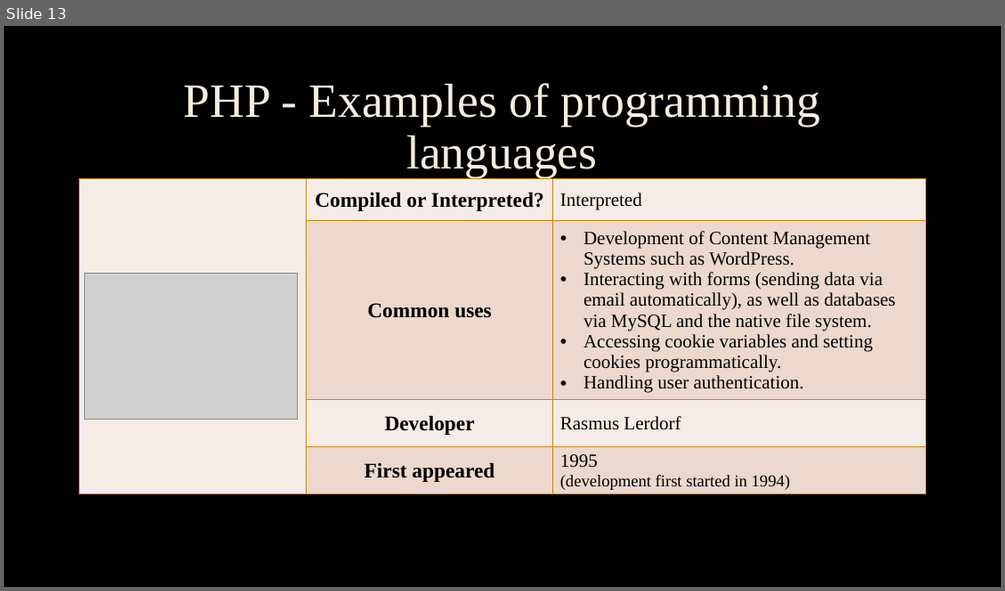
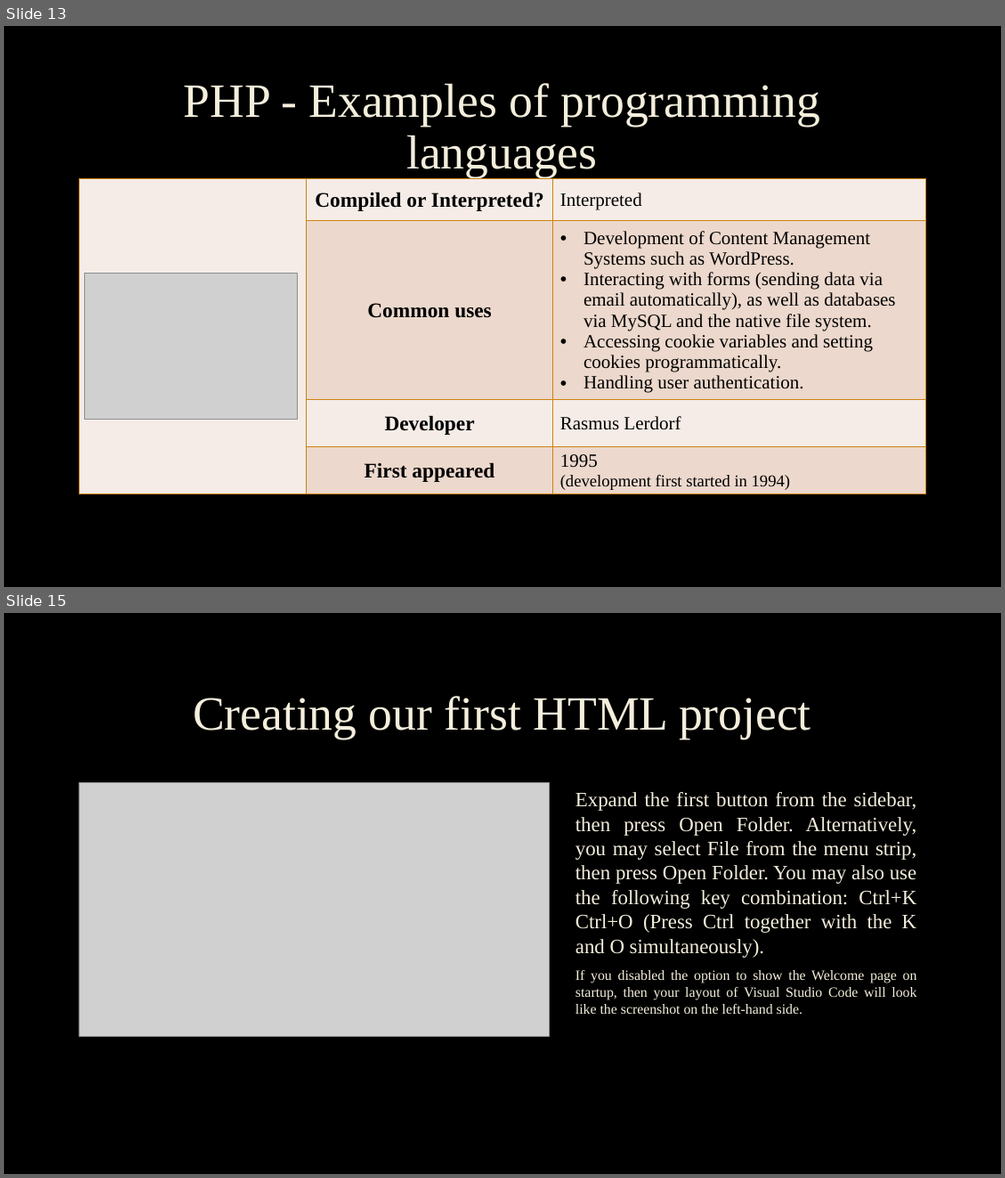
Before and after one commit to mandyfarrugia2001/webdevtuts, a slide deck: Presentations/4. Creating your first webpage using HTML.pptx. Shown one above the other, each under a label of ours: slide 13 before the commit, slides 13 and 15 after it; the slides between them are not shown. The pictures are 1005x591 and 1005x1178 pixels, drawn with LibreOffice and Linux fonts; fonts in the diff are those of the drawing; grey boxes stand for pictures; background and template pictures are left out. Boxes give left, top, right and bottom in pixels: in the first picture for what was removed or moved away, otherwise in the second. Text is boxed around its words. In the diff, an @@ line names an element or a change of style, - is before the commit and + after.

Commit message:
Started the guide on how to prepare our first HTML project.

```diff
--- a/Presentations/4. Creating your first webpage using HTML.pptx
+++ b/Presentations/4. Creating your first webpage using HTML.pptx
@@ slide 15 added at (x1=4, y1=613, x2=1001, y2=1174), background picture (left out) @@
@@ title added at (x1=193, y1=696, x2=811, y2=739), 46 pt, text #F4EEDC @@
+Creating our first HTML project
@@ picture added at (x1=79, y1=783, x2=550, y2=1036) @@
@@ text added at (x1=575, y1=792, x2=917, y2=1013), 19.6 pt, text #F4EEDC @@
+Expand the first button from the sidebar, then press Open Folder. Alternatively, you may select File from the menu strip, then press Open Folder. You may also use the following key combination: Ctrl+K Ctrl+O (Press Ctrl together with the K and O simultaneously).
+If you disabled the option to show the Welcome page on startup, then your layout of Visual Studio Code will look like the screenshot on the left-hand side.
```
Also in this commit, not shown: 1 other slide added, 1 slide removed.
